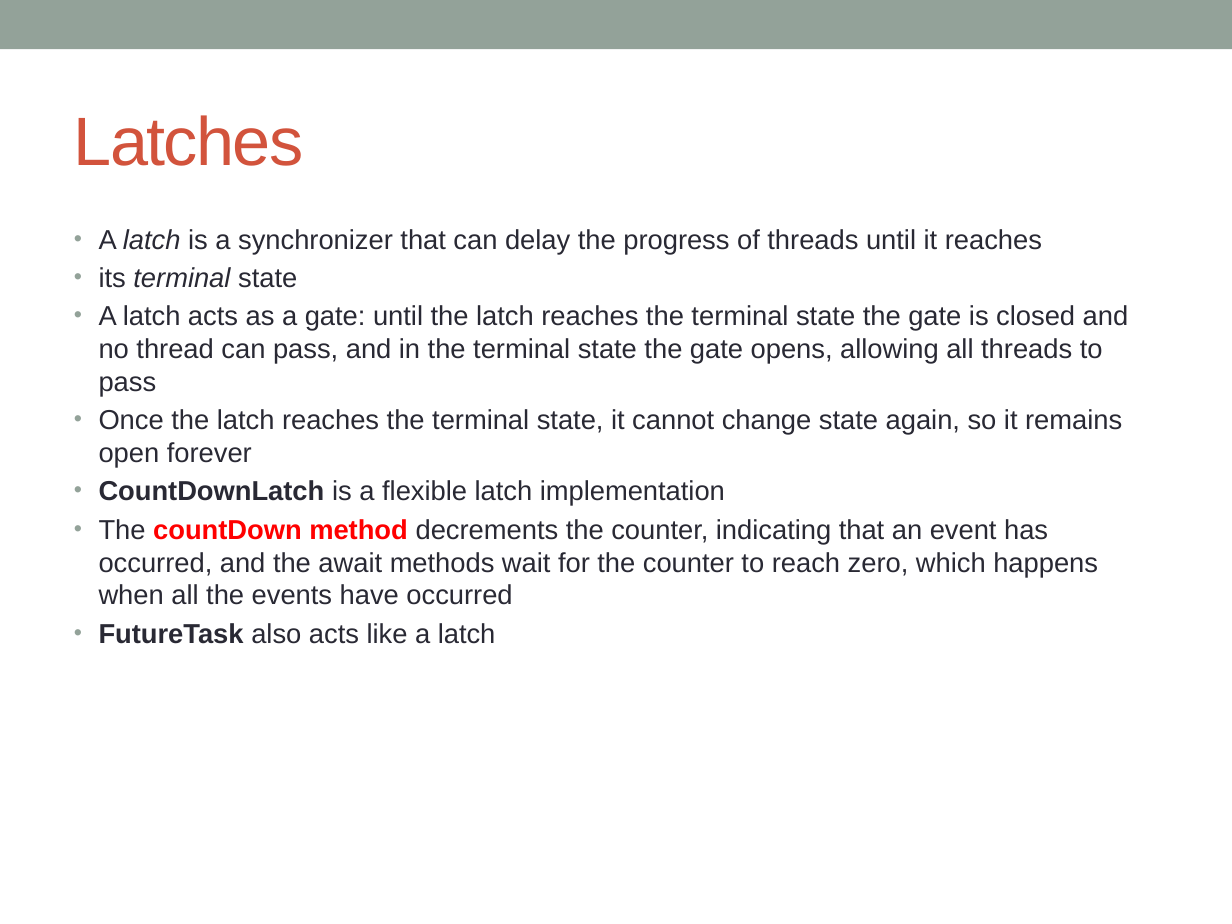
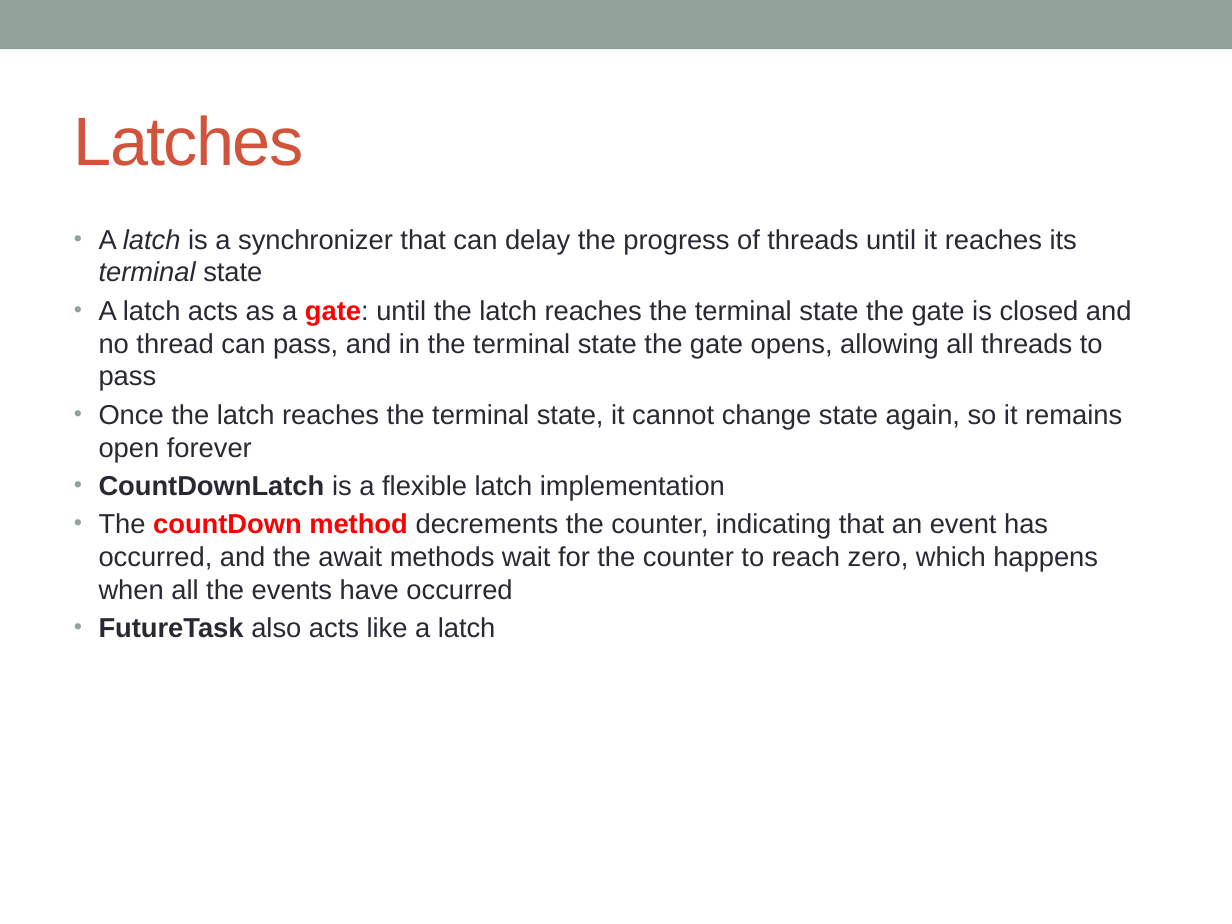
Before and after one commit to notionquest/ProjectDocumentation, a slide deck: slide 48 of MultiThreading.pptx (slide 47 before the commit). Drawn at 1232x924 pixels with LibreOffice and Linux fonts; fonts in the diff are those of the drawing. Boxes give left, top, right and bottom in pixels: in the first picture for what was removed or moved away, otherwise in the second. Text is boxed around its words. In the diff, an @@ line names an element or a change of style, - is before the commit and + after.

```diff
--- a/MultiThreading.pptx
+++ b/MultiThreading.pptx
@@ text at [99,229,1077,282]: text changed @@
-• A latch is a synchronizer that can delay the progress of threads until it reaches
-• its terminal state
+• A latch is a synchronizer that can delay the progress of threads until it reaches its terminal state
@@ text at [99,300,1132,391]: text colour #292934 to #FF0000, bold on in "gate:" @@
```
Also in this commit, not shown: 5 other slides changed, 6 slides added.
